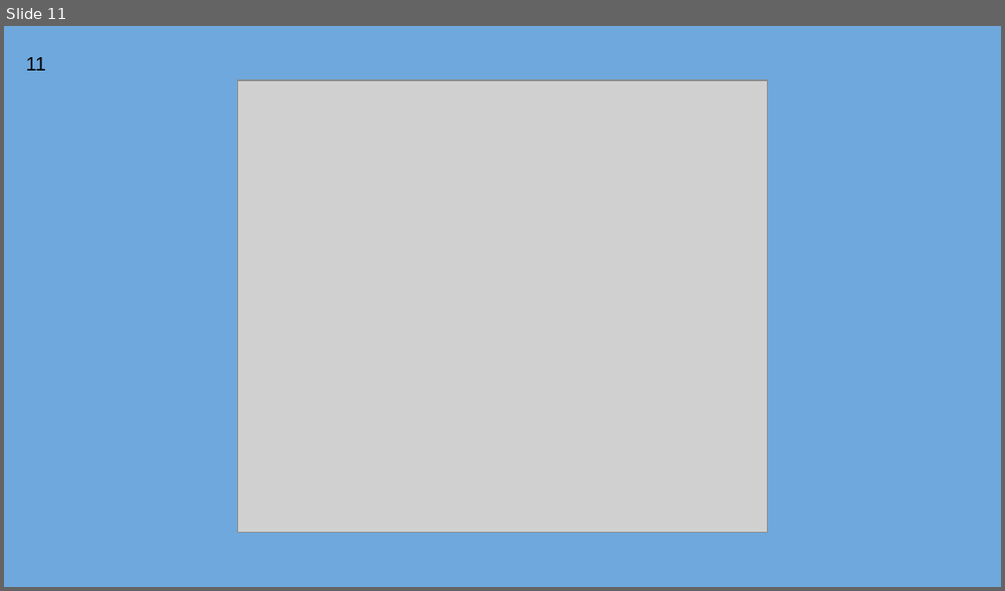
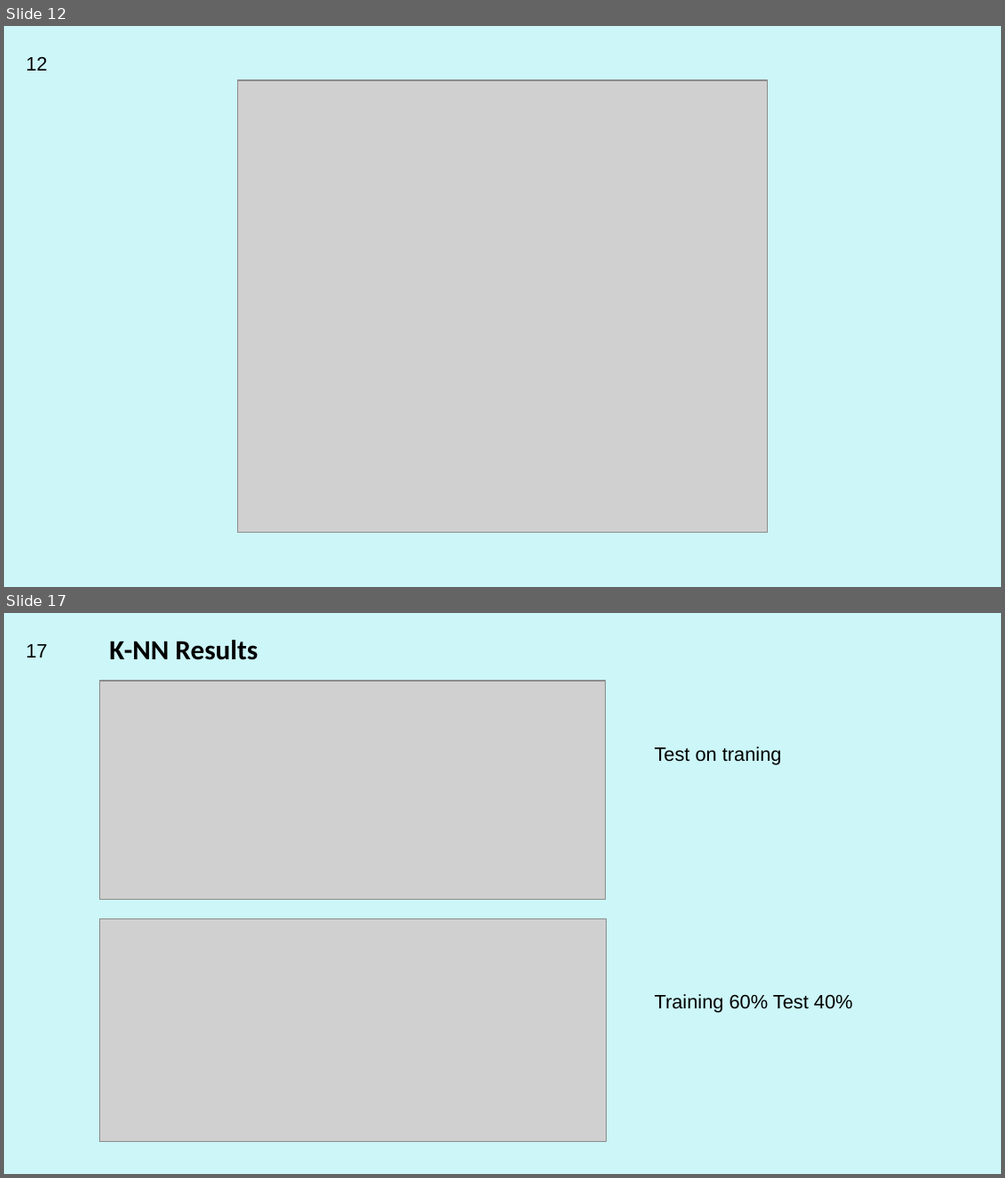
Before and after one commit to bugseerdogan/CSE4095S17_Group3, a slide deck: CSE4095S17_Group3.pptx. Shown one above the other, each under a label of ours: slide 11 before the commit, slides 12 and 17 after it; the slides between them are not shown. The pictures are 1005x591 and 1005x1178 pixels, drawn with LibreOffice and Linux fonts; fonts in the diff are those of the drawing; grey boxes stand for pictures. Boxes give left, top, right and bottom in pixels: in the first picture for what was removed or moved away, otherwise in the second. Text is boxed around its words. In the diff, an @@ line names an element or a change of style, - is before the commit and + after.

```diff
--- a/CSE4095S17_Group3.pptx
+++ b/CSE4095S17_Group3.pptx
@@ slide 17 added at (x1=4, y1=613, x2=1001, y2=1174), background #CCF6F8 @@
@@ page number added at (x1=26, y1=644, x2=48, y2=657), 14 pt, text #000000 @@
+17
@@ text added at (x1=109, y1=640, x2=258, y2=660), 20 pt, text #000000, bold @@
+K-NN Results
@@ picture added at (x1=100, y1=681, x2=606, y2=899) @@
@@ text added at (x1=655, y1=747, x2=782, y2=765), 14 pt, text #000000 @@
+Test on traning
@@ picture added at (x1=100, y1=919, x2=606, y2=1142) @@
@@ text added at (x1=655, y1=994, x2=853, y2=1013), 14 pt, text #000000 @@
+Training 60% Test 40%
@@ what was slide 11 is now slide 12 @@
@@ slide 12 changed as well @@
@@ background #6FA8DC to #CCF6F8 @@
@@ page number at (x1=26, y1=56, x2=48, y2=70): text changed @@
-11
+12
```
Also in this commit, not shown: 7 other slides changed, 11 other slides added, 3 slides removed.
